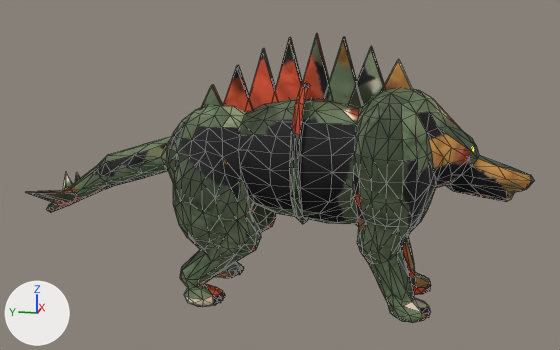
One commit to the glTF model assets/3d/monstres/stego.glb: the scene before it, then after it.
The view is the same before and after, from a camera (50 mm lens) standing at (-1.485, -0.183, 0.628) and looking at (0.0, 0.114, 0.257). Lighting does not change. The marker at lower left points along +X, +Y and +Z. The first picture is the older version. Mesh edges are drawn as thin lines. Vertices at exactly the same position are counted once.

Names of what the first picture shows: 'stegosaure_peau'.
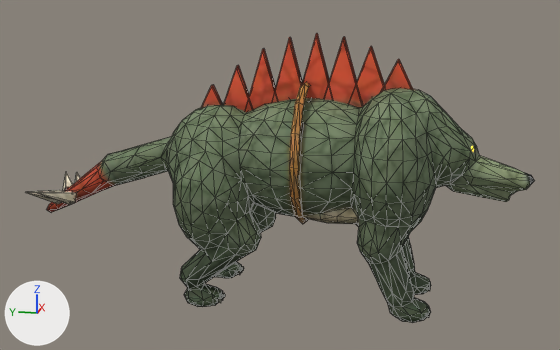
Edits to the bpy script that builds the scene:
```text
Change me_stegosaure_peau:
    where me_stegosaure_peau.from_pydata(...)  # 1236 vertices, 2372 faces; spans x -0.155..0.155, y -0.374..0.625, z -0.002..0.537
    used by ob_stegosaure_peau; location = (0.0, 0.0, 0.0)
    me_stegosaure_peau part 1
    18 vertices are removed from x -0.027..0.055, y -0.366..-0.131, z 0.231..0.435
    70 faces are deleted
    2 vertices move from x 0.001..0.026, y -0.181..-0.176, z 0.417..0.418 to x 0.0..0.028, y -0.201..-0.195, z 0.397
    19 vertices are added at x -0.028..0.056, y -0.366..-0.125, z 0.232..0.434
    72 new faces join them
    me_stegosaure_peau part 2
    16 vertices are removed from x -0.026..0.007, y 0.385..0.616, z 0.167..0.31
    55 faces are deleted
    3 vertices move from x -0.006..0.02, y 0.481..0.606, z 0.155..0.282 to x -0.007..0.018, y 0.493..0.599, z 0.159..0.267
    15 vertices are added at x -0.025..0.001, y 0.392..0.617, z 0.17..0.31
    53 new faces join them
    me_stegosaure_peau part 3: 2245 kept faces spanning x -0.155..0.155, y -0.374..0.625, z -0.002..0.537 get new texture (UV) coordinates
```

What differs and where, as boxes [x1, y1, x2, y2] in the pictures (560 x 350 px; the box of a moved part takes in the faces that stretch with it):
part 1 of me_stegosaure_peau, moved or reshaped
    both: [408, 89, 534, 202]
part 2 of me_stegosaure_peau, moved or reshaped
    both: [47, 136, 172, 212]
part 3 of me_stegosaure_peau, surface changed
    both: [26, 33, 534, 323]
